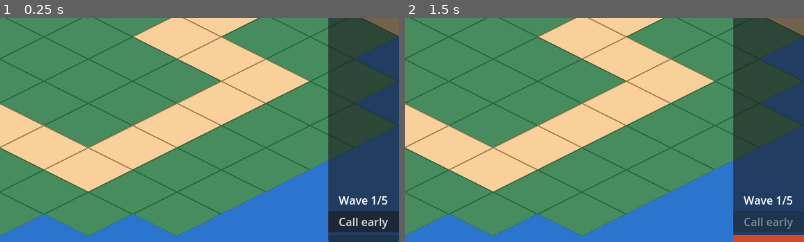
Above: before the commit, frames 1-2 (left to right).
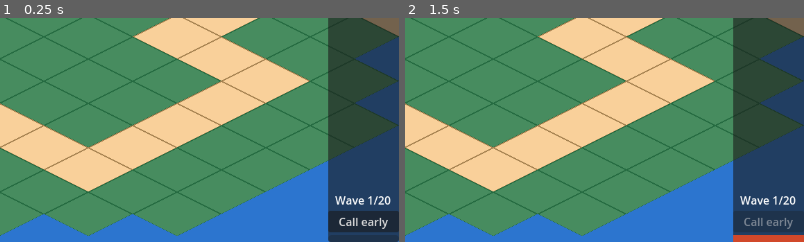
Above: after the commit, the same moments.

Repository: HedgeLizards/lout
Game: Godot game, scene res://scenes/world.tscn
The game is run twice, just before and just after one commit, with the same random seed, the same clock (stepped at 60 frames per second) and the same inputs.
Inputs (mouse positions are % of the whole screen's width and height, from its top left):
- Up to frame 1 (0.25 s): no input
- Up to frame 2 (1.5 s): click "Call early" at 0.5 s; tap Enter at 1.25 s; move the mouse to (96, 9) at 1.27 s; tap M at 1.35 s; click (96, 9) at 1.42 s
The pictures show only the part of the screen within x 50-100%, y 50-100%; the shares and areas given below are measured in that part.

The runs differ from the first frame. In frame 1, 0.4% of the frame differs, in the area x 83-98%, y 79-84%; in frame 2, 0.4%.

Commit message:
Final tweaks and fixes

Diff:
--- a/code/world.gd
+++ b/code/world.gd
@@ -41,8 +41,8 @@
 
 	$UI/PanelContainer/VBoxContainer/Waves/CallEarly.disabled = true
 
-	if !$UI/PanelContainer/VBoxContainer/Waves/NextLevel.visible:
-		$UI/PanelContainer/VBoxContainer/Waves/NextLevel.text = 'Retry level'
+	if !$UI/PanelContainer/VBoxContainer/Waves/NextLevel.visible || current_level == LEVELS.size() - 1:
+		$UI/PanelContainer/VBoxContainer/Waves/NextLevel.text = 'Retry level' if current_level < LEVELS.size() - 1 else 'Replay level'
 		$UI/PanelContainer/VBoxContainer/Waves/NextLevel.disabled = false
 		$UI/PanelContainer/VBoxContainer/Waves/NextLevel.visible = true
 
@@ -62,7 +62,7 @@
 
 	$BeatTimer.start()
 
-	return current_level + 1 == LEVELS.size()
+	return current_level == LEVELS.size() - 1
 
 func _unhandled_key_input(event):
 	if event.keycode == KEY_M && event.pressed && !event.echo:
--- a/scenes/instruments/drums.tscn
+++ b/scenes/instruments/drums.tscn
@@ -17,5 +17,4 @@
 [node name="Area2D" type="Area2D" parent="."]
 
 [node name="CollisionShape2D" type="CollisionShape2D" parent="Area2D"]
-visible = false
 shape = SubResource("CircleShape2D_hv7od")
--- a/scenes/instruments/guitar.tscn
+++ b/scenes/instruments/guitar.tscn
@@ -18,6 +18,4 @@
 [node name="Area2D" type="Area2D" parent="."]
 
 [node name="CollisionShape2D" type="CollisionShape2D" parent="Area2D"]
-visible = false
-position = Vector2(0, -64)
 shape = SubResource("CircleShape2D_b3lkp")
--- a/scenes/level1.tscn
+++ b/scenes/level1.tscn
@@ -62,7 +62,6 @@
 
 [node name="Waves" type="Node" parent="."]
 script = ExtResource("5_ppgk2")
-number_to_win = 5
 types = Array[int]([0, 1])
 
 [node name="Paths" type="Node2D" parent="."]
--- a/scenes/level2.tscn
+++ b/scenes/level2.tscn
@@ -74,15 +74,19 @@
 y_sort_enabled = true
 
 [node name="Path2D1" type="Path2D" parent="Paths"]
+y_sort_enabled = true
 curve = SubResource("Curve2D_alqfr")
 
 [node name="Path2D2" type="Path2D" parent="Paths"]
+y_sort_enabled = true
 curve = SubResource("Curve2D_yqkch")
 
 [node name="Path2D3" type="Path2D" parent="Paths"]
+y_sort_enabled = true
 curve = SubResource("Curve2D_6ep0u")
 
 [node name="Path2D4" type="Path2D" parent="Paths"]
+y_sort_enabled = true
 curve = SubResource("Curve2D_hrcei")
 
 [node name="Towers" type="Node2D" parent="."]
